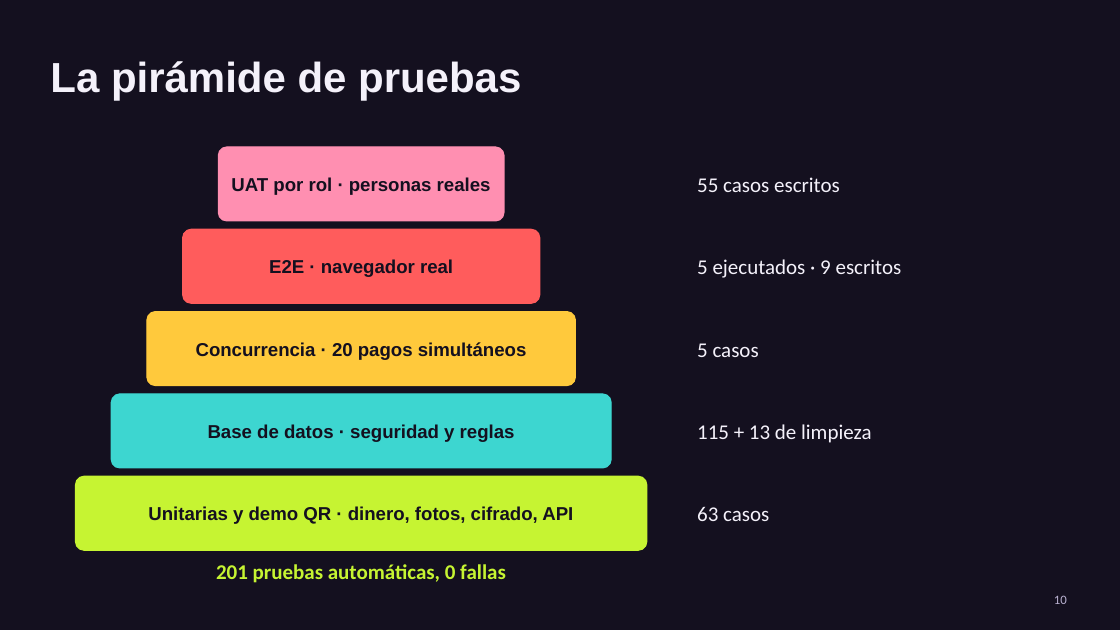
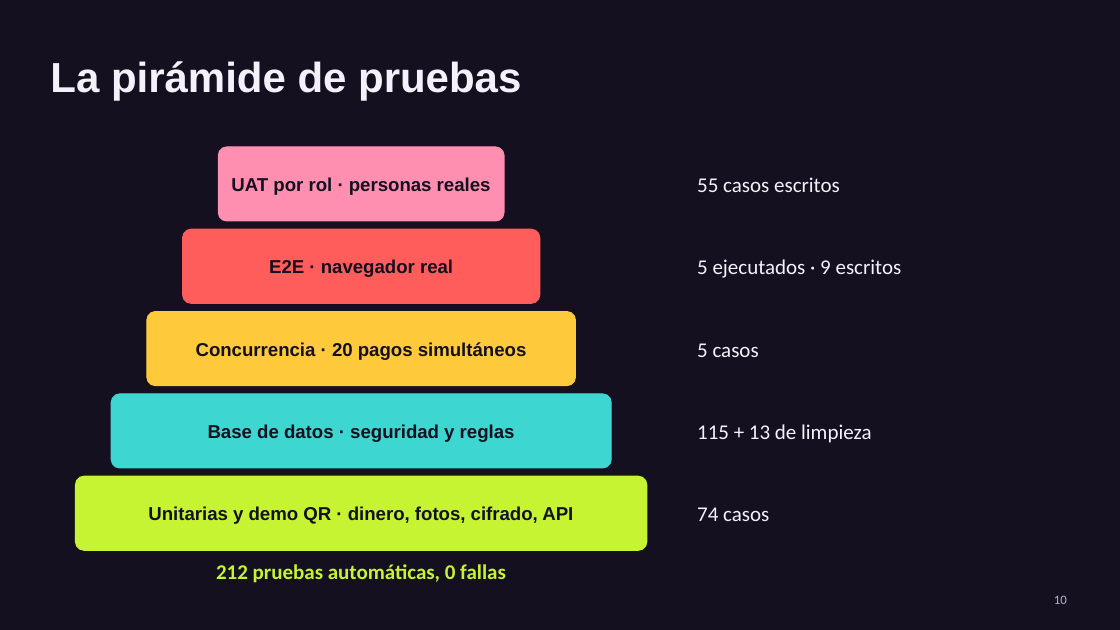
Before and after one commit to bolivianotech/garagesales, a slide deck: slide 10 of docs/presentations/GarageSales-taller-fin-de-semana.pptx. Drawn at 1120x630 pixels with LibreOffice and Linux fonts; fonts in the diff are those of the drawing. Boxes give left, top, right and bottom in pixels: in the first picture for what was removed or moved away, otherwise in the second. Text is boxed around its words. In the diff, an @@ line names an element or a change of style, - is before the commit and + after.

```diff
--- a/docs/presentations/GarageSales-taller-fin-de-semana.pptx
+++ b/docs/presentations/GarageSales-taller-fin-de-semana.pptx
@@ text at (x1=697, y1=507, x2=769, y2=521): text changed @@
-63 casos
+74 casos
@@ text at (x1=216, y1=564, x2=506, y2=583): text changed @@
-201 pruebas automáticas, 0 fallas
+212 pruebas automáticas, 0 fallas
```
Also in this commit, not shown: 1 other slide changed, 2 other files.
